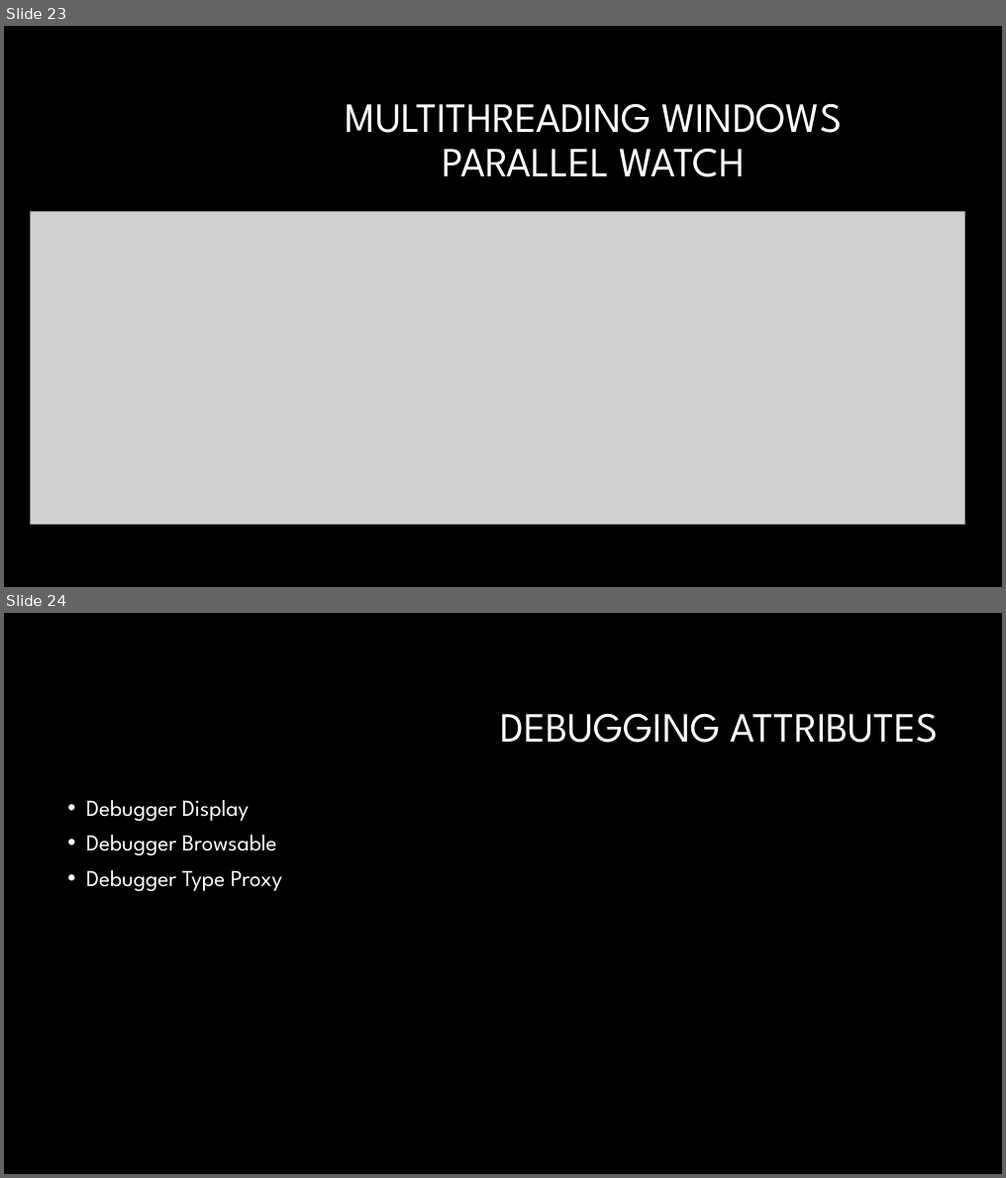
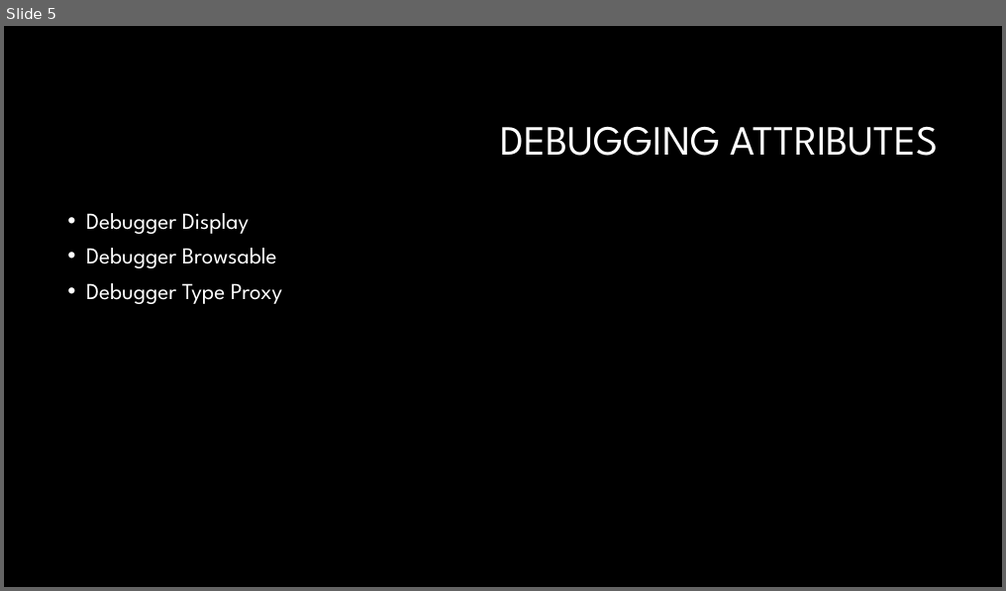
Before and after one commit to GBPhilip/Debugging, a slide deck: Debugging1.pptx. Shown one above the other, each under a label of ours: slides 23 and 24 before the commit, slide 5 after it. The pictures are 1006x1178 and 1006x591 pixels, drawn with LibreOffice and Linux fonts; fonts in the diff are those of the drawing; grey boxes stand for pictures; background and template pictures are left out. Boxes give left, top, right and bottom in pixels: in the first picture for what was removed or moved away, otherwise in the second. Text is boxed around its words. In the diff, an @@ line names an element or a change of style, - is before the commit and + after.

```diff
--- a/Debugging1.pptx
+++ b/Debugging1.pptx
@@ slide 23 removed at (4,26,1002,587), background #000000 @@
@@ title removed at (346,103,842,177) @@
-MULTITHREADING WINDOWS
-PARALLEL WATCH
@@ picture removed at (30,212,964,525) @@
@@ what was slide 24 is now slide 5 @@
```
Also in this commit, not shown: 10 slides changed, 47 other slides removed, 5 other files.
